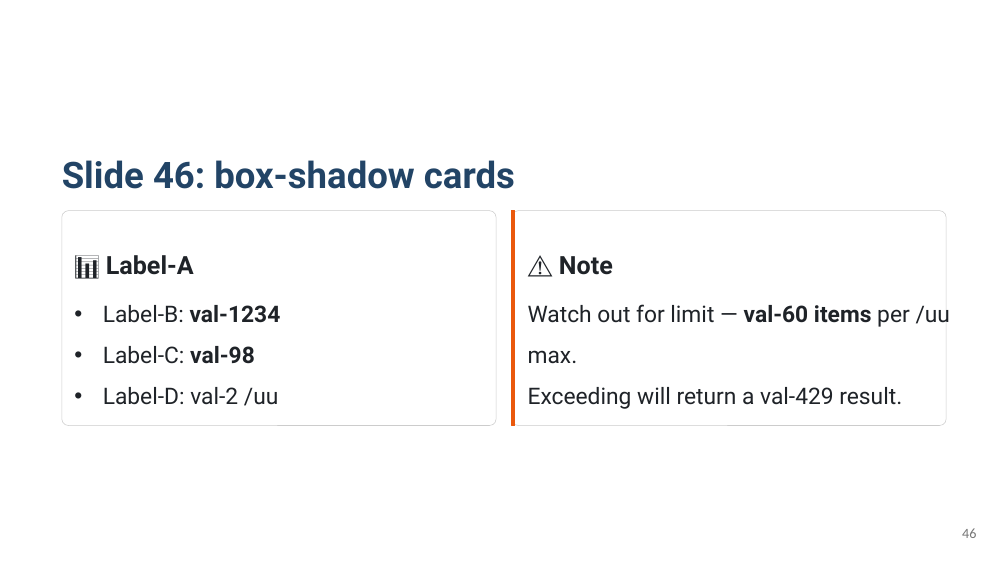
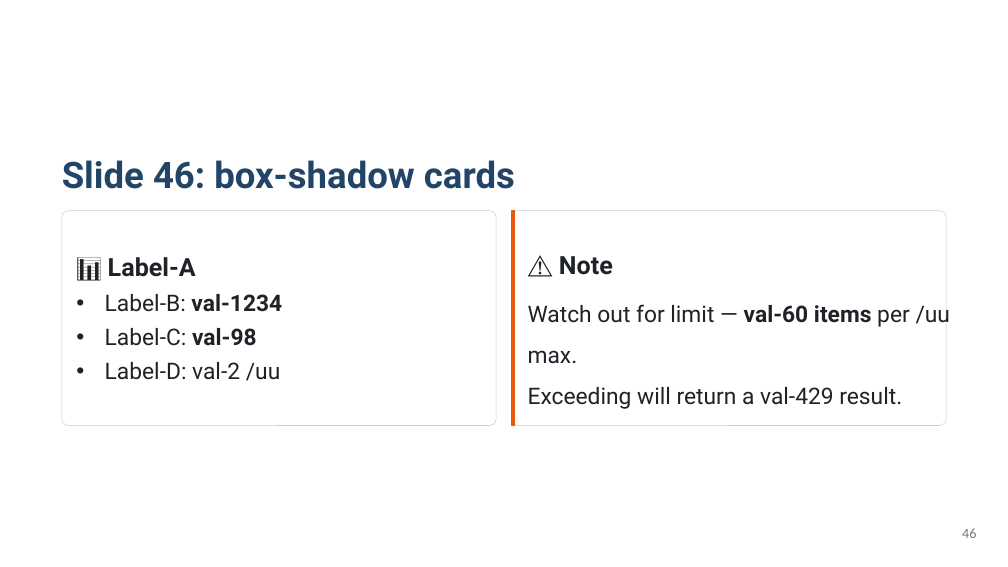
Before and after one commit to KatsuYuzu/marp-to-editable-pptx, a slide deck: slide 46 of output-pptx/test-output.pptx. Drawn at 1008x567 pixels with LibreOffice and Linux fonts; fonts in the diff are those of the drawing. Boxes give left, top, right and bottom in pixels: in the first picture for what was removed or moved away, otherwise in the second. Text is boxed around its words. In the diff, an @@ line names an element or a change of style, - is before the commit and + after.

Commit message:
test: テストフィクスチャ追加（スライド81-95）と開発用診断ツール群
テストフィクスチャ:
- pptx-export.md: colspan/rowspan、ol start、list-style-type、
  ネストリスト、コンテナ埋め込み等のテストスライドを追加
- output-pptx: 最新バンドルによる出力を更新

開発ツール:
- compare-visuals 用の診断スクリプト群を追加
  (check-fail-slides, check-fonts-spacing, structural-test 等)
- ビジュアルリグレッションテストのバッチ実行スクリプト追加
- visual-regression.test.ts: 構造的テストの自動化フレームワーク

jest.config.js: visual-regression テストのセットアップファイル追加

```diff
--- a/output-pptx/test-output.pptx
+++ b/output-pptx/test-output.pptx
@@ rounded rectangle "📊 Label-A": place and size @@
-rounded rectangle "📊 Label-A" at (103,305,281,406)
+rounded rectangle "📊 Label-A" at (62,211,496,426)
@@ rounded rectangle "📊 Label-A" at (62,211,496,426): fill none to #FFFFFF; outline none to #CCCCCC 0.5 pt @@
@@ rounded rectangle removed at (62,211,496,426) @@
@@ text removed at (106,255,194,275) @@
-📊 Label-A
@@ text in rounded rectangle at (108,257,196,277): paragraph added @@
+📊 Label-A
@@ text in rounded rectangle at (105,294,282,381): line spacing 1.5 to 1.25 @@
```
Also in this commit, not shown: 49 other slides changed, 5 slides added, 19 other files.
